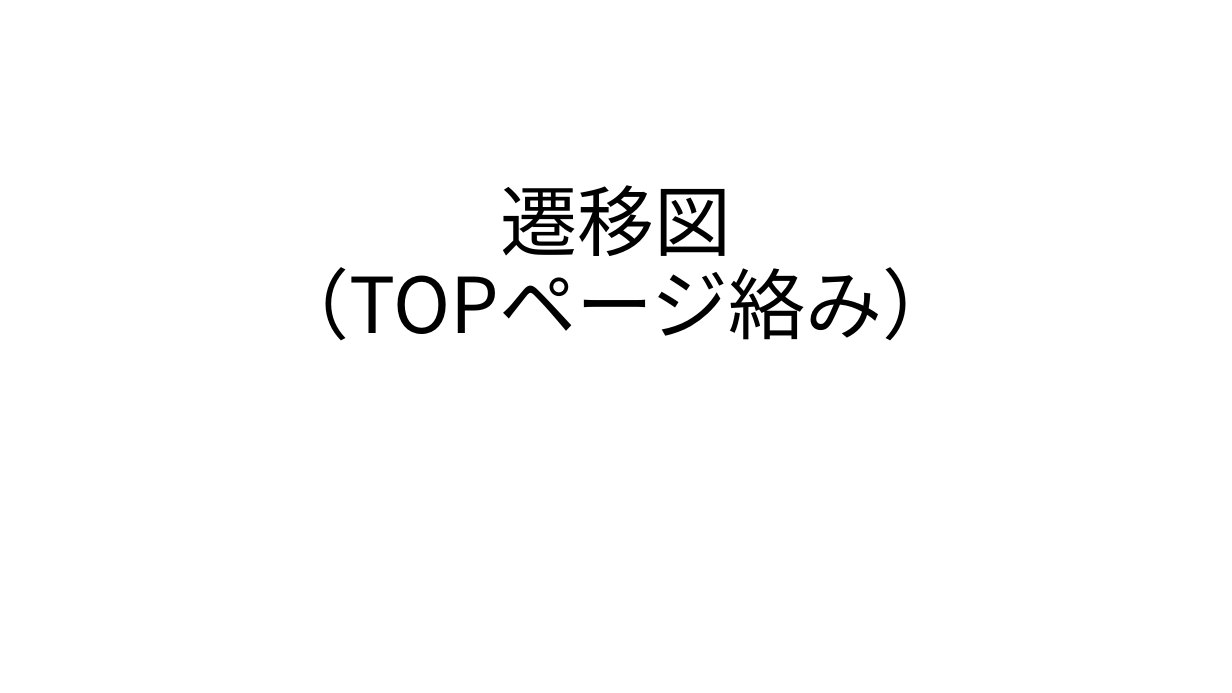
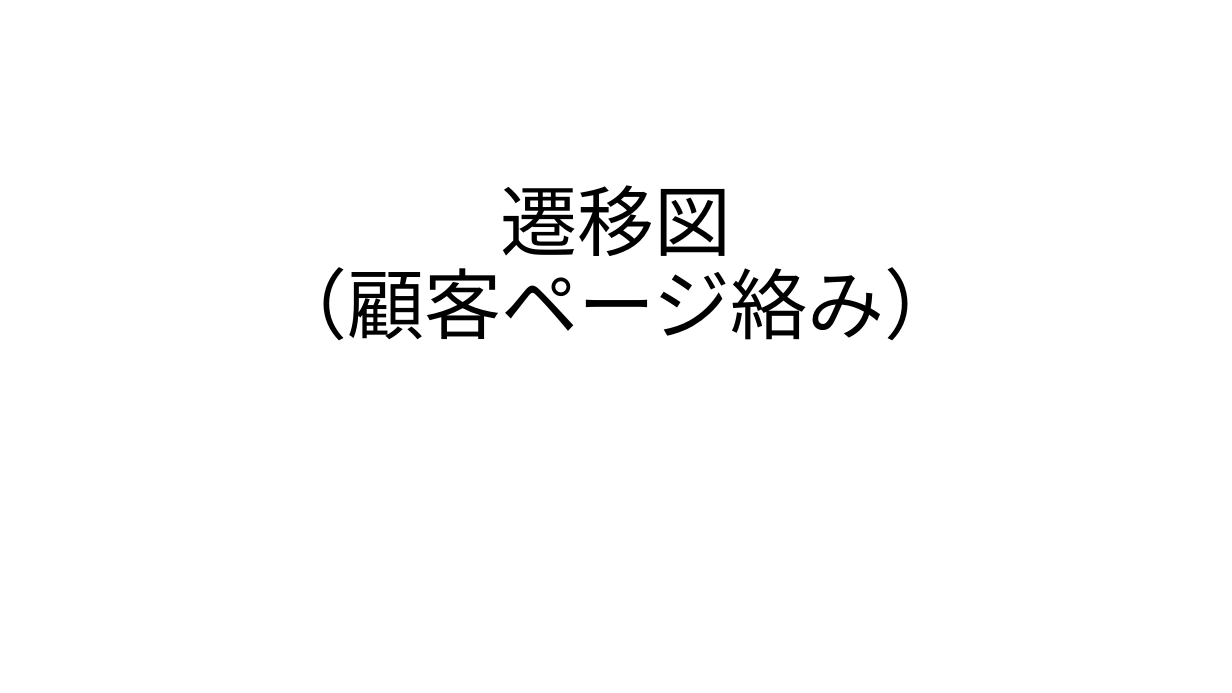
Before and after one commit to MitsukiFujita/Webapp, a slide deck: slide 6 of フレームワーク.pptx. Drawn at 1232x693 pixels with LibreOffice and Linux fonts; fonts in the diff are those of the drawing. Boxes give left, top, right and bottom in pixels: in the first picture for what was removed or moved away, otherwise in the second. Text is boxed around its words. In the diff, an @@ line names an element or a change of style, - is before the commit and + after.

Commit message:
遷移図修正

```diff
--- a/フレームワーク.pptx
+++ b/フレームワーク.pptx
@@ title at [270, 185, 962, 340]: text changed @@
-遷移図
-（TOPページ絡み）
+遷移図
+（顧客ページ絡み）
```
Also in this commit, not shown: 8 other slides changed, 7 slides added.
